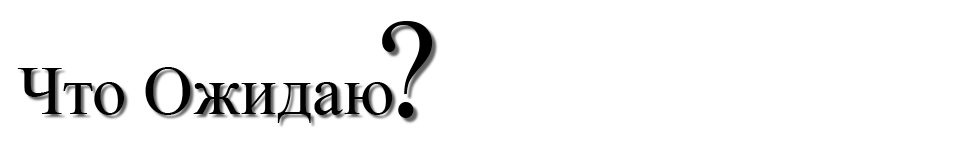
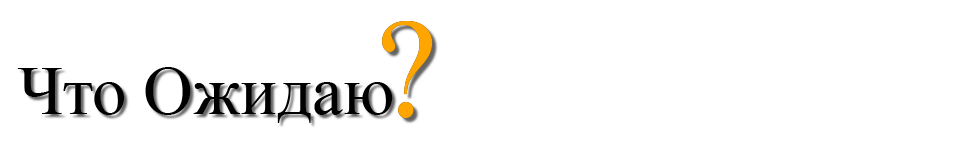
Layered file, before and after one edit (960x141). Changes by layer:
added layer "?" (1st of 2) above "?" over [382, 21, 433, 118]
